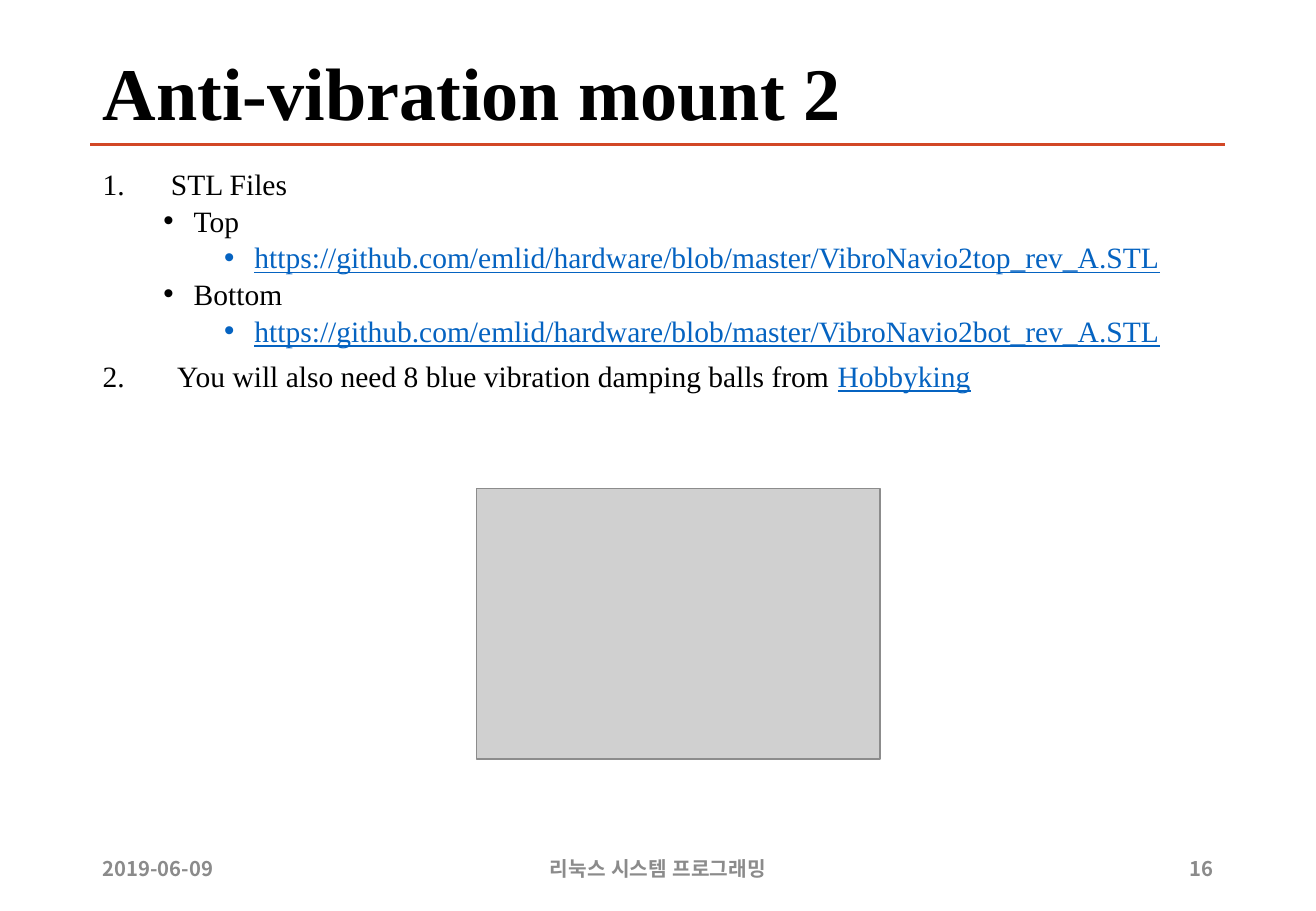
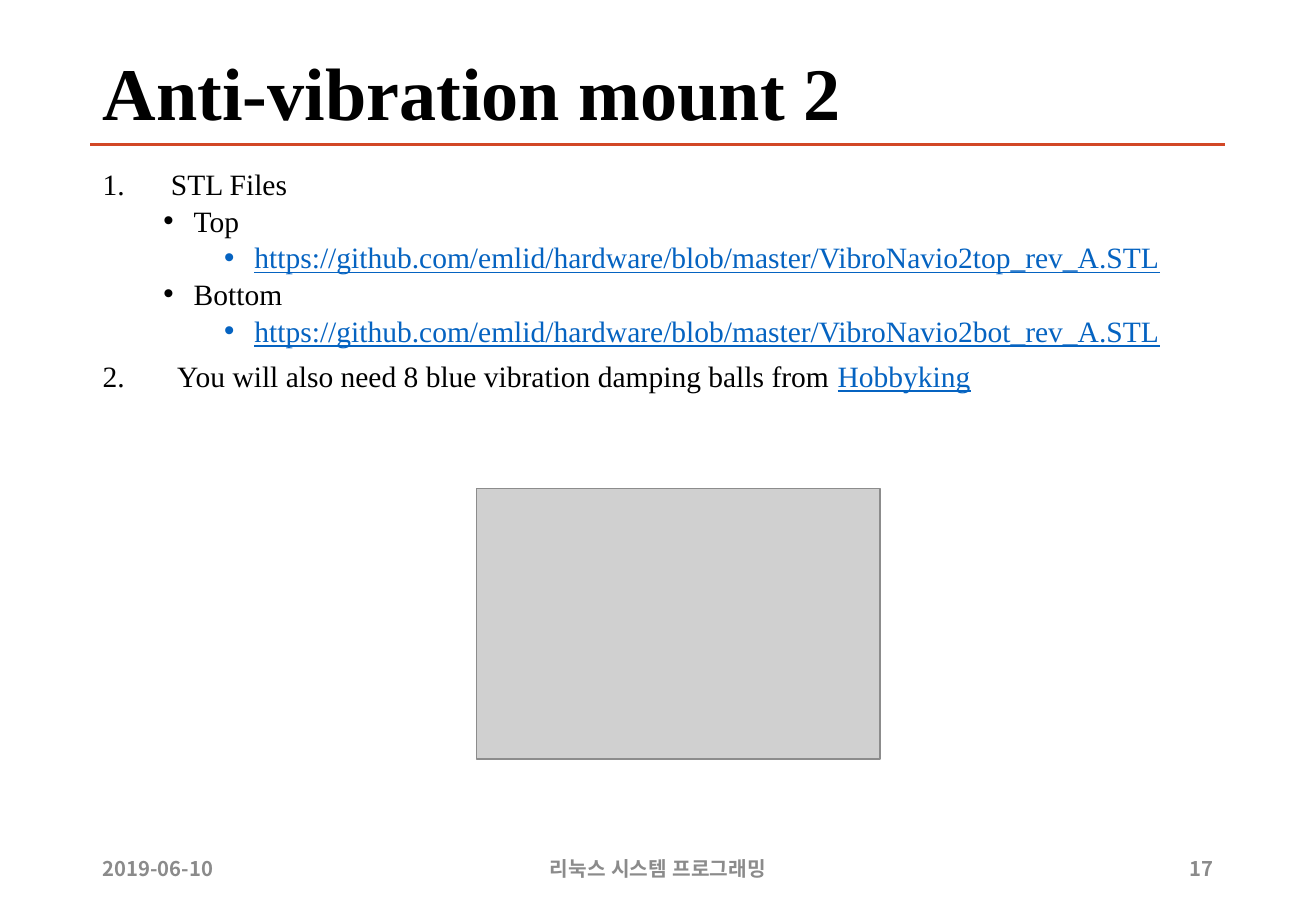
Before and after one commit to sunabove/autopilot_doc, a slide deck: slide 17 of 110 매뉴얼/190609 NAVIO 2 드론 제작 V1.1 (1).pptx (slide 16 before the commit). Drawn at 1316x911 pixels with LibreOffice and Linux fonts; fonts in the diff are those of the drawing; grey boxes stand for pictures. Boxes give left, top, right and bottom in pixels: in the first picture for what was removed or moved away, otherwise in the second. Text is boxed around its words. In the diff, an @@ line names an element or a change of style, - is before the commit and + after.

```diff
--- a/110 매뉴얼/190609 NAVIO 2 드론 제작 V1.1 (1).pptx
+++ b/110 매뉴얼/190609 NAVIO 2 드론 제작 V1.1 (1).pptx
@@ text at (103, 861, 213, 876): text changed @@
-2019-06-09
+2019-06-10
@@ page number at (1189, 861, 1213, 876): text changed @@
-16
+17
```
Also in this commit, not shown: 19 other slides changed, 2 slides added, 4 other files.
